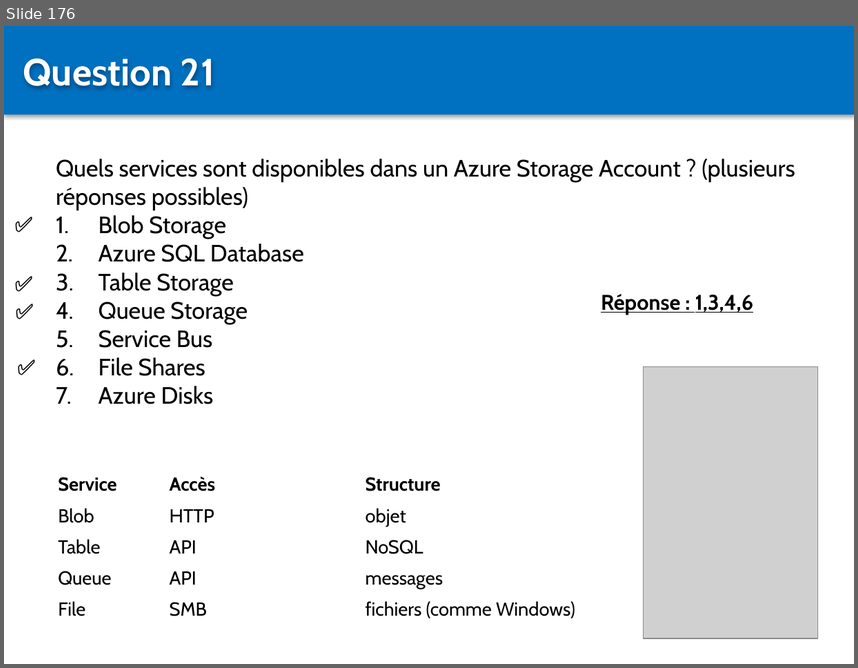
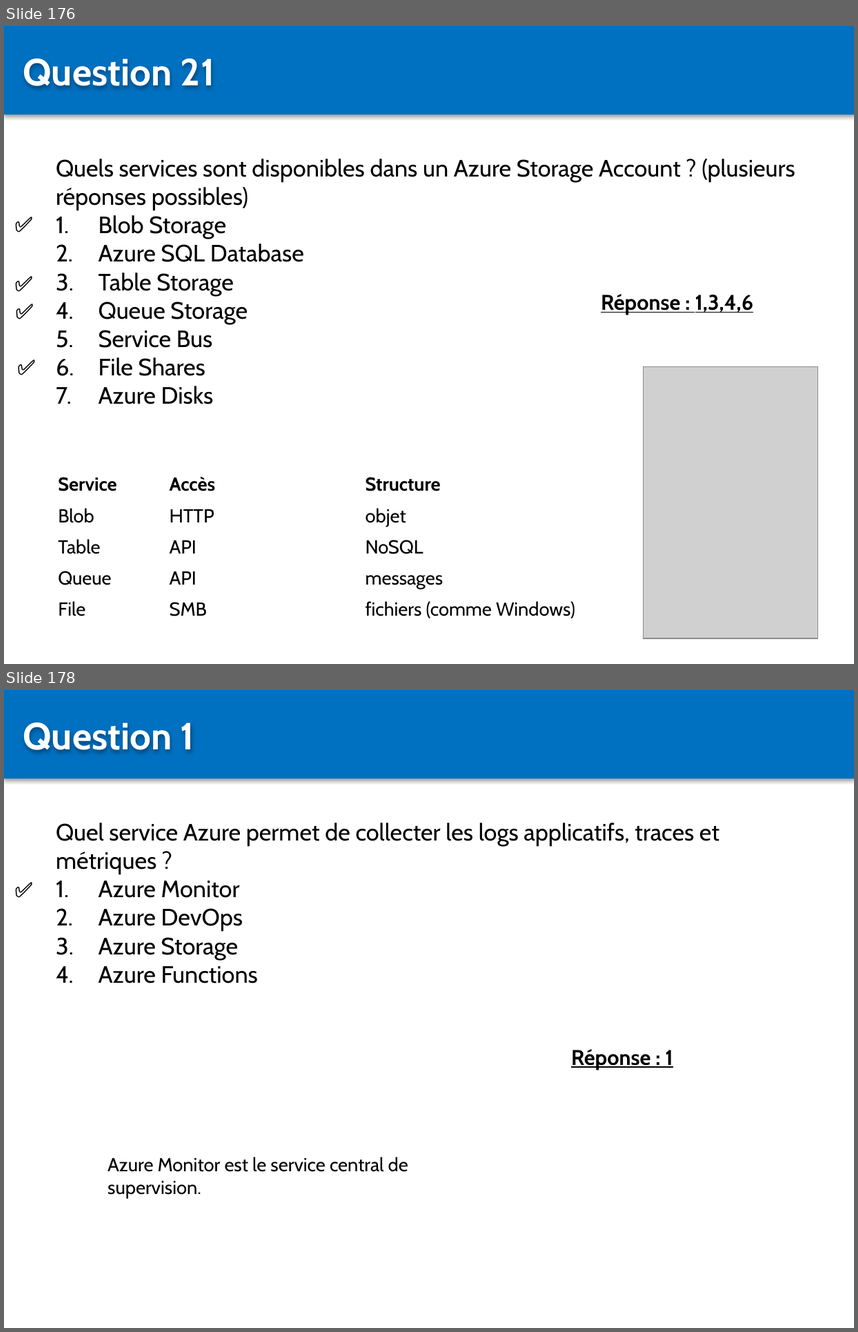
Before and after one commit to Sybaris-Classroom/az-204, a slide deck: Quiz/Quiz.pptx. Shown one above the other, each under a label of ours: slide 176 before the commit, slides 176 and 178 after it; the slides between them are not shown. The pictures are 858x668 and 858x1332 pixels, drawn with LibreOffice and Linux fonts; fonts in the diff are those of the drawing; grey boxes stand for pictures. Boxes give left, top, right and bottom in pixels: in the first picture for what was removed or moved away, otherwise in the second. Text is boxed around its words. In the diff, an @@ line names an element or a change of style, - is before the commit and + after.

```diff
--- a/Quiz/Quiz.pptx
+++ b/Quiz/Quiz.pptx
@@ slide 178 added at [4,690,854,1328], background #FFFFFF @@
@@ rectangle added at [4,690,854,778], fill #0070C0 @@
@@ text added at [23,722,194,752], 32 pt, text #FFFFFF, bold @@
+Question 1
@@ text added at [56,822,720,983], 20 pt, text #000000 @@
+Quel service Azure permet de collecter les logs applicatifs, traces et métriques ?
+1. Azure Monitor
+2. Azure DevOps
+3. Azure Storage
+4. Azure Functions
@@ text added at [7,872,59,906], 18 pt, text #000000, bold @@
+✅
@@ text added at [571,1049,673,1069], 18 pt, text #000000, bold, underline @@
+Réponse : 1
@@ text added at [107,1156,408,1198], 16 pt, text #000000 @@
+Azure Monitor est le service central de supervision.
```
Also in this commit, not shown: 1 slide changed, 22 other slides added, 6 other files.
